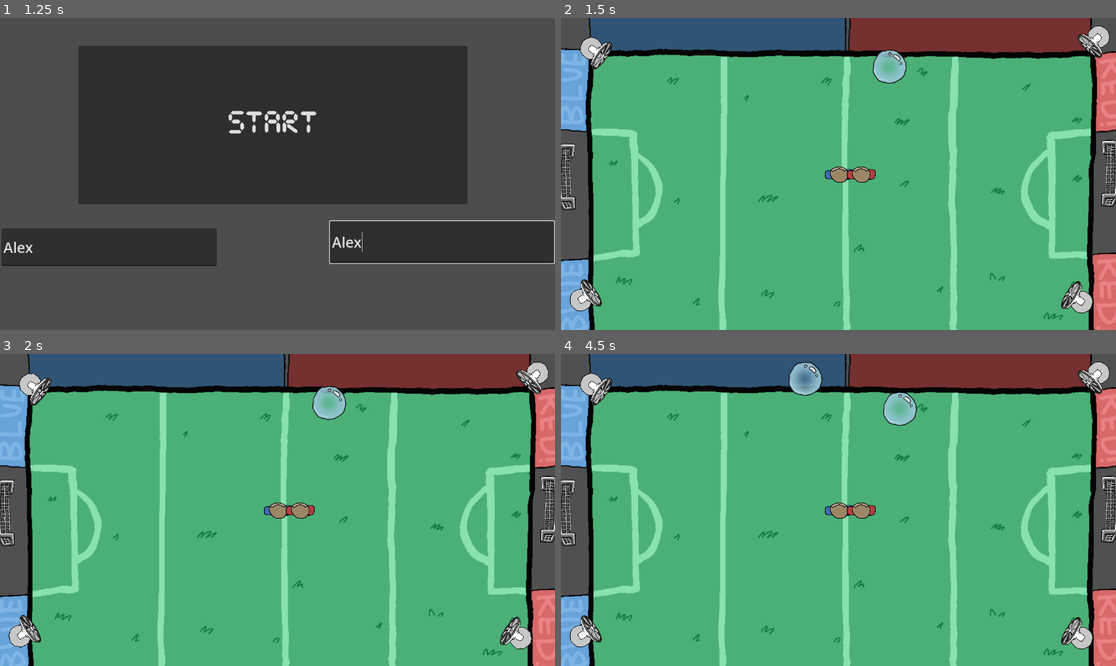
Above: before the commit, frames 1-4 (two rows, left to right).
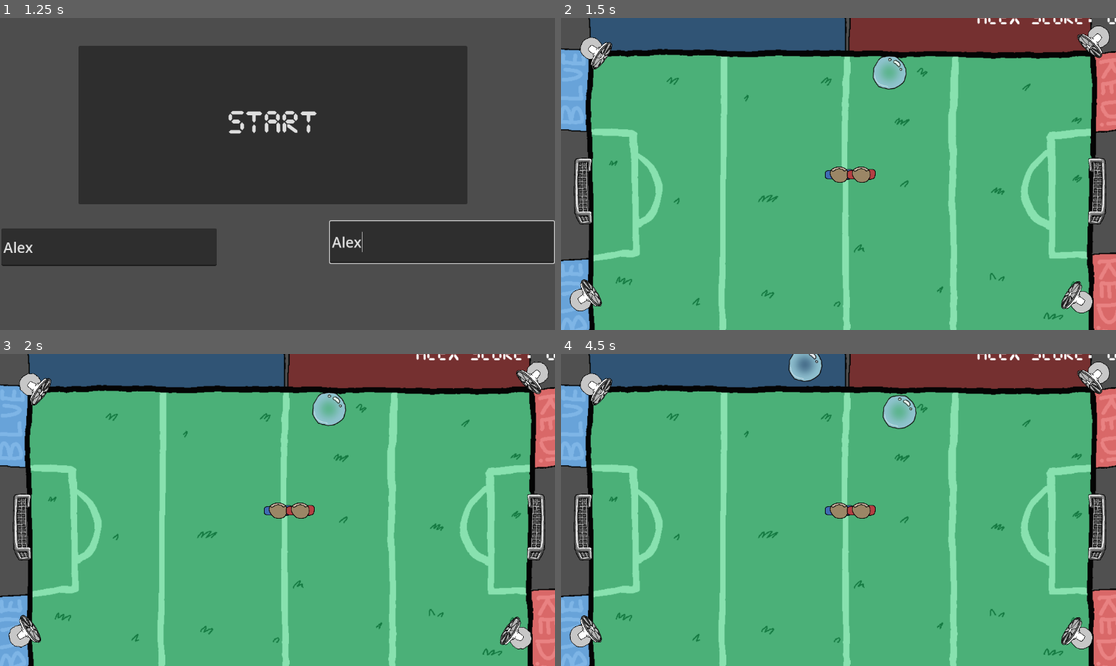
Above: after the commit, the same moments.

Repository: Calandir/ggj-2025
Game: Godot game, scene res://Scenes/menu.tscn
Two runs of this game, one before a commit and one after it. Both use one fixed random seed, a clock stepped at 60 frames per second and the inputs below. Sound files missing from this copy of the repository are replaced by a short silence.
Inputs (mouse positions are in pixels of both pictures, inside the frame that each line leads up to):
- Up to frame 1 (1.25 s): click (111, 245) at 0.52 s; type "Alex" at 0.6 s; click (444, 242) at 0.75 s; type "Alex" at 0.83 s
- Up to frame 2 (1.5 s): click "START" at 1.25 s
- Up to frame 3 (2 s): no input
- Up to frame 4 (4.5 s): tap R (p0_spawn_bubble) at 2.1, 3.6 s; tap . (p1_spawn_bubble) at 2.85, 4.35 s

Frame 1 is identical in both runs. In frame 2, 1.9% of the frame differs, in the area x 0-100%, y 0-67%; in frame 3, 1.9%; in frame 4, 2.4%.

Commit message:
adjust walls to match new art

Diff:
--- a/Scenes/example_scene.tscn
+++ b/Scenes/example_scene.tscn
@@ -28,7 +28,7 @@
 player_num = 1
 
 [node name="GoalA" parent="." instance=ExtResource("3_m40s0")]
-position = Vector2(-981, 10)
+position = Vector2(-923.17, 59.34)
 scale = Vector2(1.5, 1.5)
 
 [node name="LabelA" type="Label" parent="GoalA"]
@@ -42,7 +42,7 @@
 metadata/_edit_use_anchors_ = true
 
 [node name="GoalB" parent="." instance=ExtResource("3_m40s0")]
-position = Vector2(983, -2.00001)
+position = Vector2(937.17, 59.34)
 scale = Vector2(1.5, 1.5)
 goal_num = 1
 
@@ -74,39 +74,38 @@
 [node name="Walls_grp" type="Node2D" parent="."]
 
 [node name="N_EdgeWall" parent="Walls_grp" instance=ExtResource("8_2ewpy")]
-position = Vector2(-35, -599)
+position = Vector2(-35, -479)
 scale = Vector2(1.8, 1.8)
 
 [node name="S_EdgeWall" parent="Walls_grp" instance=ExtResource("8_2ewpy")]
-position = Vector2(-14, 499)
+position = Vector2(4, 520)
 scale = Vector2(1.8, 1.8)
 
 [node name="NE_EdgeWall" parent="Walls_grp" instance=ExtResource("8_2ewpy")]
-position = Vector2(977, -752)
+position = Vector2(914.49, -688.27)
+rotation = 1.5708
+
+[node name="NW_EdgeWall" parent="Walls_grp" instance=ExtResource("8_2ewpy")]
+position = Vector2(-832.65, -688.27)
 rotation = 1.5708
 
 [node name="E_Goal_EdgeWall" parent="Walls_grp" instance=ExtResource("8_2ewpy")]
-position = Vector2(1029, 2)
+position = Vector2(951.65, 38)
 rotation = 1.5708
 scale = Vector2(0.25, 1)
 
 [node name="SW_EdgeWall" parent="Walls_grp" instance=ExtResource("8_2ewpy")]
-position = Vector2(-933, 662)
+position = Vector2(-832.65, 710.36)
 rotation = 1.5708
 
 [node name="SE_EdgeWall" parent="Walls_grp" instance=ExtResource("8_2ewpy")]
-position = Vector2(977.97, 649)
+position = Vector2(905.77, 710.36)
 rotation = 1.5708
 
 [node name="S_Goal_EdgeWall" parent="Walls_grp" instance=ExtResource("8_2ewpy")]
-position = Vector2(-971, -5)
+position = Vector2(-873, 28)
 rotation = 1.5708
 scale = Vector2(0.26, 1)
-
-[node name="NW_EdgeWall" parent="Walls_grp" instance=ExtResource("8_2ewpy")]
-position = Vector2(-933, -379)
-rotation = 1.5708
-scale = Vector2(0.42, 1)
 
 [node name="PlayerWinsLabel" type="Label" parent="."]
 visible = false
